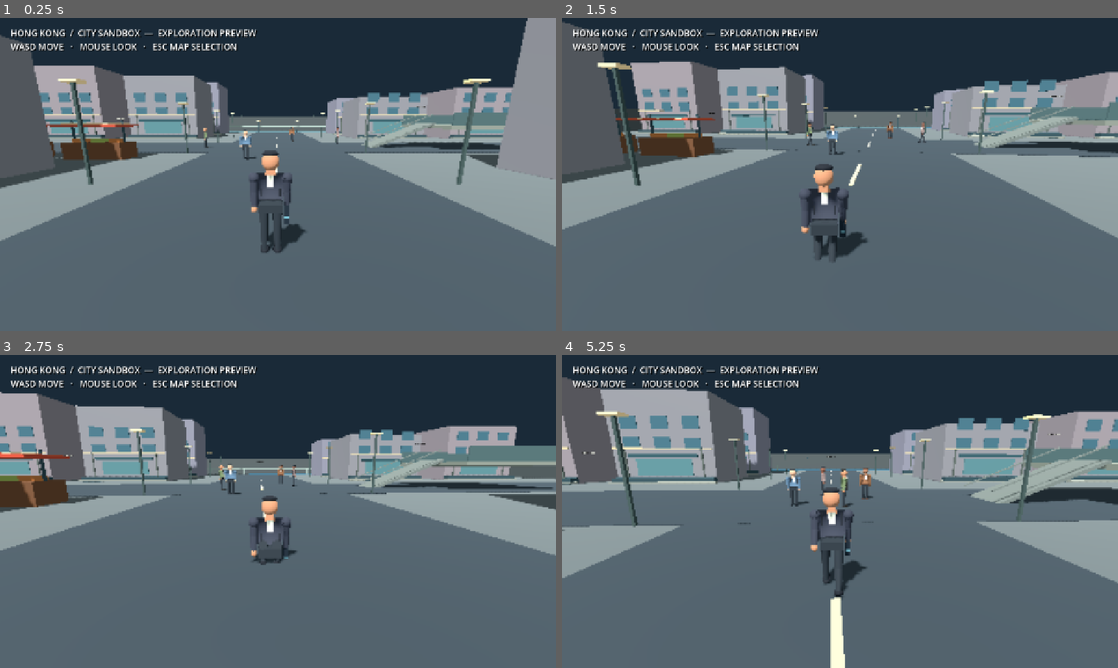
Above: before the commit, frames 1-4 (two rows, left to right).
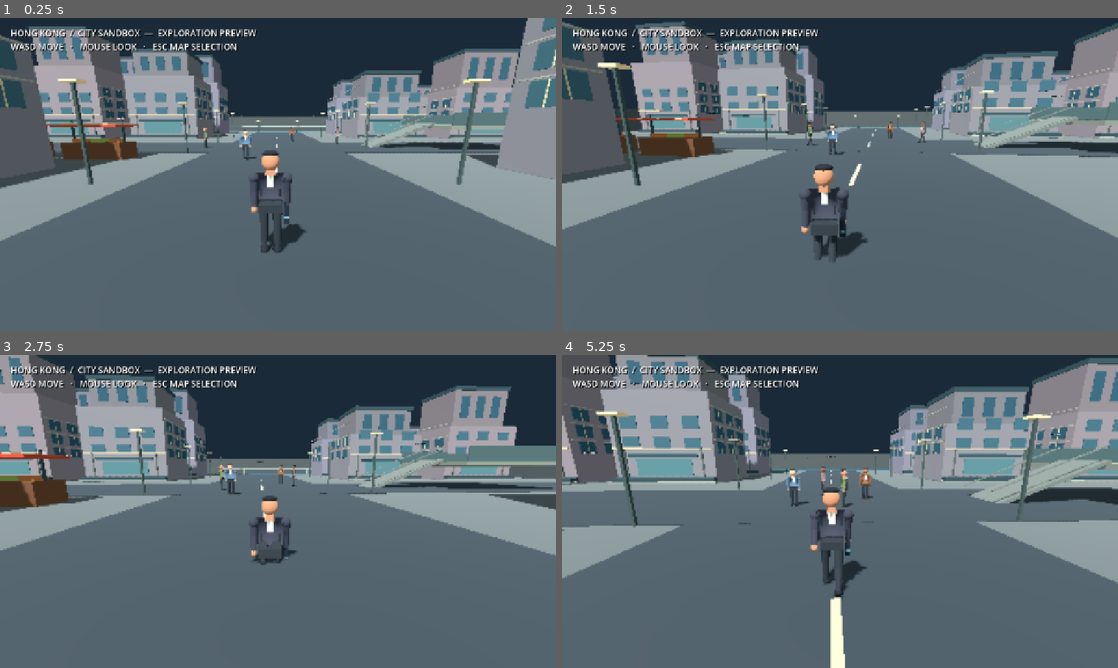
Above: after the commit, the same moments.

Repository: CoolgamerProXD/Stealty-Assasin-redesigned-computing-machine-Beta
Game: Godot game, scene res://scenes/hong_kong_preview.tscn
Same seed, same stepped clock (60 frames per second), same inputs: the game is played once before the commit and once after it. This scene is started directly instead of the project's main scene.
Inputs (mouse positions are in pixels of both pictures, inside the frame that each line leads up to):
- Up to frame 1 (0.25 s): no input
- Up to frame 2 (1.5 s): move the mouse to (867, 174) at 0.52 s; hold C (crouch) 0.53-1.28 s; hold W (move_forward) from 0.53 s (still down); click (867, 174) at 0.67 s; move the mouse to (812, 174) at 1.27 s; right-click (812, 174) at 1.35 s
- Up to frame 3 (2.75 s): keep holding W (move_forward); tap C (crouch) at 1.55 s; move the mouse to (289, 505) at 2.02 s; hold C (crouch) from 2.03 s (still down)
- Up to frame 4 (5.25 s): keep holding W (move_forward); move the mouse to (834, 517) at 2.77 s; release C (crouch) at 2.78 s; tap 1 (equip_primary) at 2.85 s; click (834, 517) at 2.92 s; tap C (crouch) at 3.05, 3.8, 4.55 s; move the mouse to (878, 514) at 3.52 s; hold 2 (equip_secondary) 3.53-4.28 s; tap F9 (load_game) at 4.15 s; move the mouse to (795, 508) at 4.27 s; click (795, 508) at 4.35 s; move the mouse to (845, 511) at 5.02 s; hold Ctrl (instinct) from 5.03 s (still down); click (845, 511) at 5.17 s

The runs differ from the first frame. In frame 1, 8.1% of the frame differs, in the area x 0-100%, y 0-33%; in frame 2, 7.4%; in frame 3, 7.3%; in frame 4, 9.1%.

Commit message:
Shape hotel dining room and improve district atmosphere
Co-authored-by: arena-agent <297053741+arena-agent@users.noreply.github.com>

Diff:
--- a/scripts/audio/procedural_sound.gd
+++ b/scripts/audio/procedural_sound.gd
@@ -24,7 +24,7 @@
 
 # A soft original synthesized footfall with a short filtered-noise transient.
 # No sampled recordings or external sound assets are used.
-static func footstep() -> AudioStreamWAV:
+static func footstep(surface: String = "stone") -> AudioStreamWAV:
  var rate := 11025
  var count := int(0.12 * rate)
  var bytes := PackedByteArray()
@@ -37,7 +37,9 @@
   filtered = lerpf(filtered, noise, 0.16)
   var t := float(i) / float(rate)
   var fade := exp(-t * 35.0) * minf(t * 120.0, 1.0)
-  var sound := (filtered * 0.65 + sin(TAU * 83.0 * t) * 0.35) * fade * 0.14
+  var frequency := 72.0 if surface == "carpet" else (105.0 if surface == "wood" else (64.0 if surface == "grass" else 88.0))
+  var amount := 0.09 if surface in ["carpet", "grass"] else 0.14
+  var sound := (filtered * 0.65 + sin(TAU * frequency * t) * 0.35) * fade * amount
   bytes.encode_s16(i * 2, int(clampf(sound, -1.0, 1.0) * 32767))
  var stream := AudioStreamWAV.new()
  stream.format = AudioStreamWAV.FORMAT_16_BITS
@@ -45,3 +47,43 @@
  stream.stereo = false
  stream.data = bytes
  return stream
+
+# Quiet, original synthesized beds: no recordings or simulated dialogue.
+# A short overlap makes the deterministic filtered-noise loop continuous.
+static var ambient_cache: Dictionary = {}
+
+static func ambience(kind: String) -> AudioStreamWAV:
+ if ambient_cache.has(kind): return ambient_cache[kind]
+ var rate := 11025
+ var count := rate * 6
+ var overlap := rate / 4
+ var loop_length: int = count - overlap
+ var raw := PackedFloat32Array()
+ raw.resize(count)
+ var state: int = 41041
+ var filtered := 0.0
+ var follow := 0.025 if kind == "mountain" else (0.06 if kind == "city" else 0.04)
+ var tone_frequency := 54.0 if kind == "station" else (42.0 if kind == "hotel" else (64.0 if kind == "initiation" else 36.0))
+ for i: int in range(count):
+  state = (state * 1103515245 + 12345) & 0x7fffffff
+  var noise := float(state % 65536) / 32768.0 - 1.0
+  filtered = lerpf(filtered, noise, follow)
+  var t := float(i) / float(rate)
+  var motion := 0.75 + 0.25 * sin(TAU * 0.16 * t)
+  raw[i] = filtered * motion * 0.040 + sin(TAU * tone_frequency * t) * 0.002
+ var bytes := PackedByteArray()
+ bytes.resize(loop_length * 2)
+ for i: int in range(loop_length):
+  var sample := raw[i]
+  if i < overlap: sample = lerpf(raw[loop_length+i], raw[i], float(i) / float(overlap))
+  bytes.encode_s16(i*2, int(clampf(sample,-1.0,1.0)*32767))
+ var stream := AudioStreamWAV.new()
+ stream.format = AudioStreamWAV.FORMAT_16_BITS
+ stream.mix_rate = rate
+ stream.stereo = false
+ stream.data = bytes
+ stream.loop_mode = AudioStreamWAV.LOOP_FORWARD
+ stream.loop_begin = 0
+ stream.loop_end = loop_length
+ ambient_cache[kind] = stream
+ return stream
--- a/scripts/player/player.gd
+++ b/scripts/player/player.gd
@@ -23,6 +23,7 @@
 var camera_kick: float = 0.0
 var last_footstep_index: int = 0
 var footsteps: AudioStreamPlayer3D
+var step_streams: Dictionary = {}
 
 func _ready() -> void:
  var collision := CollisionShape3D.new()
@@ -51,7 +52,11 @@
  camera.current = true
  camera.fov = 68.0
  footsteps = AudioStreamPlayer3D.new()
- footsteps.stream = ProceduralSound.footstep()
+ step_streams["stone"] = ProceduralSound.footstep("stone")
+ step_streams["wood"] = ProceduralSound.footstep("wood")
+ step_streams["carpet"] = ProceduralSound.footstep("carpet")
+ step_streams["grass"] = ProceduralSound.footstep("grass")
+ footsteps.stream = step_streams["stone"]
  footsteps.max_distance = 6.0
  add_child(footsteps)
  pivot.rotation.x = -0.22
@@ -130,6 +135,9 @@
  # Trigger steps from the same phase driving the legs, not a separate timer.
  var step_index := floori(body_mesh.phase / PI)
  if is_on_floor() and moving_speed > 0.5 and step_index != last_footstep_index:
+  var surface := "stone"
+  if get_parent().has_method("footstep_surface"): surface = str(get_parent().call("footstep_surface", global_position))
+  footsteps.stream = step_streams.get(surface, step_streams["stone"])
   footsteps.pitch_scale = 0.85 if crouching else (1.15 if moving_speed > 3.3 else 1.0)
   footsteps.play()
  last_footstep_index = step_index
--- a/scripts/world/hotel.gd
+++ b/scripts/world/hotel.gd
@@ -172,10 +172,11 @@
  region.navigation_mesh = HotelLayout.navigation_mesh()
  add_child(region)
 
-func _hotel_window(pos: Vector3, size: Vector3) -> void:
+func _hotel_window(pos: Vector3, size: Vector3, new_partition: bool = false) -> void:
  var body := StaticBody3D.new()
  body.name = "GlazedWindow"
  body.add_to_group("hotel_windows")
+ if new_partition: body.add_to_group("new_furniture_collision")
  body.position = pos
  add_child(body)
  var shape := BoxShape3D.new()
@@ -254,6 +255,19 @@
  _box(Vector3(-38,4.45,-11.7),Vector3(4,0.15,0.6),Color(0.83,0.80,0.70),false)
  _box(Vector3(-40,4.05,-7),Vector3(1.3,0.9,0.8),dark,false)
  _box(Vector3(-39,3.63,-8.7),Vector3(4,0.04,2),Color(0.33,0.20,0.18),false)
+ # A glazed dining screen divides the large ground floor into recognisable
+ # public corridor and restaurant spaces. Two wide doors preserve circulation.
+ for span: Vector2 in [Vector2(-42,-37.25),Vector2(-34.75,-21.25),Vector2(-18.75,-12)]:
+  var mid := (span.x + span.y) * 0.5
+  var width := span.y - span.x
+  _box(Vector3(mid,0.55,-7),Vector3(width,1.10,0.18),dark,true)
+  get_child(get_child_count()-1).add_to_group("new_furniture_collision")
+  _hotel_window(Vector3(mid,1.93,-7),Vector3(width,1.66,0.10),true)
+  _box(Vector3(mid,2.80,-7),Vector3(width,0.16,0.22),brass,false)
+ for x: float in [-36.0,-20.0]:
+  for side: float in [-1.25,1.25]:
+   _box(Vector3(x+side,1.47,-7),Vector3(0.12,2.94,0.22),dark,false)
+  _box(Vector3(x,2.88,-7),Vector3(2.6,0.18,0.22),dark,false)
  # Upper guest gallery and lower dining / service lounge.
  for x: float in [-38.0,-30.0,-22.0,-15.0]:
   for y: float in [2.95,6.85]:
@@ -499,6 +513,15 @@
   var marker_visual := target_marker.get_child(0) as Node3D
   marker_visual.position.y = 2.05
   marker_visual.scale = Vector3.ONE * 0.35
+
+func footstep_surface(point: Vector3) -> String:
+ if mission_id() == "initiation": return "stone"
+ if point.y > 3.3:
+  return "carpet" if point.x > -12.0 and absf(point.z) < 1.3 else "wood"
+ if point.x < -12.0:
+  if point.z > -3.7 and point.z < -0.3: return "carpet"
+  return "wood" if point.z < -6.0 else "stone"
+ return "carpet" if point.x < 0.0 and absf(point.z) < 2.5 else "stone"
 
 func _build_ui() -> void:
  var canvas := CanvasLayer.new()
@@ -614,7 +637,7 @@
  add_child(objective_audio)
  mission.changed.connect(objective_audio.play)
  ambience_audio = AudioStreamPlayer.new()
- ambience_audio.stream = ProceduralSound.tone(55.0 if mission_id() == "initiation" else 45.0, 1.0, 0.012, true)
+ ambience_audio.stream = ProceduralSound.ambience("initiation" if mission_id() == "initiation" else "hotel")
  add_child(ambience_audio)
  ambience_audio.play()
  prompt = Label.new()
--- a/scripts/world/landscape_preview.gd
+++ b/scripts/world/landscape_preview.gd
@@ -7,6 +7,7 @@
 
 func _ready() -> void:
  _environment()
+ _start_ambience("city" if preview_kind == "city" else "mountain")
  if preview_kind == "city": _city()
  else: _mountain()
  _flush_accents()
@@ -25,6 +26,10 @@
  hud.add_theme_constant_override("shadow_offset_x", 2)
  hud.add_theme_constant_override("shadow_offset_y", 2)
  canvas.add_child(hud)
+
+func footstep_surface(point: Vector3) -> String:
+ if preview_kind == "mountain" and absf(point.x) > 5.5: return "grass"
+ return "stone"
 
 func _accent(pos: Vector3, size: Vector3, color: Color) -> void:
  accents.append(Transform3D(Basis.IDENTITY.scaled(size),pos))
@@ -210,6 +215,22 @@
     for dx: float in [-3.0,0.0,3.0]:
      _box(Vector3(x+dx,2.0+level*2.0,z+4.54),Vector3(1.6,1.2,0.06),Color(0.22,0.34,0.38))
    _box(Vector3(x,0.3,z+4.9),Vector3(10,0.6,0.8),dark)
+   # Street-facing bays give the blocks readable fronts from the main road.
+   var face_x := x + (5.04 if x < 0.0 else -5.04)
+   var glass := Color(0.22,0.34,0.37) if z > 0.0 else Color(0.17,0.29,0.34)
+   for floor_index: int in range(1,4):
+    var y := 2.0 + float(floor_index)*1.65
+    if y + 0.6 < h:
+     for dz: float in [-2.8,0.0,2.8]:
+      _accent(Vector3(face_x,y,z+dz),Vector3(0.08,1.18,1.65),glass)
+      _accent(Vector3(face_x + (0.06 if x < 0.0 else -0.06),y,z+dz),Vector3(0.04,1.22,0.05),pale)
+    _accent(Vector3(face_x,y+0.72,z),Vector3(0.11,0.07,8.5),Color(0.58,0.57,0.50))
+   # Setback roof volumes vary the silhouette without creating fake interiors.
+   var extra_height := 2.5 + float(int(absf(x+z)) % 4) * 0.8
+   _accent(Vector3(x,h+extra_height*0.5,z),Vector3(7.8,extra_height,6.8),building.darkened(0.1))
+   _accent(Vector3(x,h+extra_height+0.25,z),Vector3(8.1,0.5,7.1),dark)
+   for dx: float in [-2.3,0.0,2.3]:
+    _accent(Vector3(x+dx,h+extra_height*0.55,z+3.43),Vector3(1.2,extra_height*0.6,0.04),glass)
  _city_walkway()
  # Market stalls, pedestrian streets and waterfront promenade.
  for x: float in [-30.0,-24.0,-18.0,-12.0]:
@@ -219,6 +240,15 @@
  _sign("MARKET STREET",Vector3(-21,3.0,5),38)
  _sign("COMMERCIAL DISTRICT",Vector3(18,3.0,-6),38)
  _sign("BACKSTREETS",Vector3(-21,3.0,-8),38)
+ for entry: Array in [["JADE TEA",Vector3(-11.90,3.2,16.0),PI/2], ["NORTH MARKET",Vector3(-11.90,3.2,30.0),PI/2], ["HARBOUR OFFICE",Vector3(11.90,3.2,-16.0),-PI/2], ["CENTRAL ARCADE",Vector3(11.90,3.2,16.0),-PI/2]]:
+  var placard := Label3D.new()
+  placard.text = entry[0]
+  placard.position = entry[1]
+  placard.rotation.y = entry[2]
+  placard.font_size = 38
+  placard.pixel_size = 0.004
+  placard.modulate = Color(0.90,0.78,0.58)
+  add_child(placard)
  _box(Vector3(0,0.03,-40),Vector3(84,0.06,5),Color(0.27,0.38,0.40))
  _box(Vector3(0,0.03,-43),Vector3(84,0.06,3),Color(0.14,0.30,0.38))
  _sign("HARBOUR PROMENADE",Vector3(0,3,-37),38)
@@ -269,10 +299,17 @@
  # Stylised seated figure: original abstract forms, never a destructive element.
  _sphere(Vector3(0,2.15,-29),Vector3(6.2,1.25,3.6),Color(0.38,0.31,0.23))
  _sphere(Vector3(0,3.35,-29),Vector3(3.6,2.8,2.0),Color(0.43,0.35,0.25))
- for x: float in [-2.0,2.0]:
-  _sphere(Vector3(x,2.85,-29),Vector3(1.0,2.0,0.9),Color(0.43,0.35,0.25))
-  _sphere(Vector3(x*0.55,2.25,-30),Vector3(1.2,0.55,0.7),Color(0.47,0.38,0.27))
- _sphere(Vector3(0,2.15,-30.1),Vector3(1.9,0.45,0.8),Color(0.47,0.38,0.27))
+ # A restrained seated silhouette with a raised right hand and a hand in the
+ # lap.  The landmark is purely scenic and has no target or damage behavior.
+ _sphere(Vector3(2.0,2.85,-29),Vector3(1.0,2.0,0.9),Color(0.43,0.35,0.25))
+ var raised_arm := _sphere(Vector3(-1.95,3.15,-28.75),Vector3(0.85,1.85,0.80),Color(0.43,0.35,0.25))
+ raised_arm.rotation.z = -0.22
+ _sphere(Vector3(-2.10,4.03,-28.50),Vector3(0.60,0.80,0.24),Color(0.47,0.38,0.27))
+ _sphere(Vector3(1.10,2.35,-27.78),Vector3(1.2,0.45,0.55),Color(0.47,0.38,0.27))
+ _sphere(Vector3(0,2.15,-27.85),Vector3(1.9,0.45,0.8),Color(0.47,0.38,0.27))
+ # Broad, low-contrast robe folds follow the chest rather than using signage.
+ for y: float in [2.9,3.25,3.6]:
+  _sphere(Vector3(0.25,y,-27.98),Vector3(2.5,0.10,0.12),Color(0.39,0.32,0.24))
  var head := MeshInstance3D.new()
  var sphere := SphereMesh.new()
  sphere.radius = 0.75
@@ -285,6 +322,12 @@
  head.position = Vector3(0,5.0,-29)
  add_child(head)
  _sphere(Vector3(0,5.75,-29),Vector3(0.55,0.5,0.55),Color(0.37,0.30,0.22))
+ for x: float in [-0.72,0.72]:
+  _sphere(Vector3(x,4.93,-28.94),Vector3(0.23,0.47,0.20),Color(0.46,0.37,0.26))
+ for x: float in [-0.25,0.25]:
+  _sphere(Vector3(x,5.05,-28.29),Vector3(0.26,0.045,0.035),Color(0.28,0.24,0.20))
+ _sphere(Vector3(0,4.91,-28.22),Vector3(0.15,0.20,0.12),Color(0.45,0.36,0.25))
+ _sphere(Vector3(0,4.75,-28.33),Vector3(0.28,0.035,0.025),Color(0.31,0.25,0.20))
  for x: float in [-30.0,-20.0,-12.0,12.0,20.0,30.0]:
   for z: float in [-33.0,-17.0,0.0,26.0,36.0]:
    _box(Vector3(x,1.1,z),Vector3(0.45,2.2,0.45),Color(0.28,0.22,0.14))
@@ -311,7 +354,7 @@
   _box(Vector3(x,6.6,29.08),Vector3(1.6,1.1,0.05),Color(0.30,0.46,0.48))
   _box(Vector3(x,7.8,30),Vector3(0.12,0.7,0.12),dark)
 
-func _sphere(pos: Vector3, dimensions: Vector3, color: Color) -> void:
+func _sphere(pos: Vector3, dimensions: Vector3, color: Color) -> MeshInstance3D:
  var visual := MeshInstance3D.new()
  var mesh := SphereMesh.new()
  mesh.radius = 0.5
@@ -326,6 +369,7 @@
  material.roughness = 0.92
  visual.material_override = material
  add_child(visual)
+ return visual
 
 func _peak(pos: Vector3, radius: float, height: float, color: Color) -> void:
  var visual := MeshInstance3D.new()
--- a/scripts/world/tung_chung_preview.gd
+++ b/scripts/world/tung_chung_preview.gd
@@ -10,6 +10,7 @@
 
 func _ready() -> void:
  _environment()
+ _start_ambience("station")
  _station()
  player = HotelPlayer.new()
  player.position = Vector3(-17, 0.05, 8)
@@ -27,6 +28,16 @@
  hud.add_theme_constant_override("shadow_offset_x", 2)
  hud.add_theme_constant_override("shadow_offset_y", 2)
  canvas.add_child(hud)
+
+func _start_ambience(kind: String) -> void:
+ var ambience := AudioStreamPlayer.new()
+ ambience.name = "LocationAmbience"
+ ambience.stream = ProceduralSound.ambience(kind)
+ add_child(ambience)
+ ambience.play()
+
+func footstep_surface(_point: Vector3) -> String:
+ return "stone"
 
 func _environment() -> void:
  var env := WorldEnvironment.new()
--- a/tests/cinema_capture_test.gd
+++ b/tests/cinema_capture_test.gd
@@ -68,7 +68,7 @@
  await capture("cinema_hotel_corridor")
  for quality: String in ["LOW", "MEDIUM", "HIGH"]:
   await sample_preset(service, quality)
- camera.global_position = Vector3(-16, 2.0, -3)
+ camera.global_position = Vector3(-16, 2.0, -8.0)
  camera.look_at(Vector3(-31,1.1,-10),Vector3.UP)
  await capture("cinema_hotel_wing")
  camera.global_position = Vector3(-28,1.7,6.8)
@@ -176,6 +176,9 @@
   root.add_child(scenery)
   for i: int in range(5): await physics_frame
   var scenery_cam := shot_camera(scenery, Vector3(0,4.0,24) if preview_name == "hong_kong" else Vector3(0,5.0,-11), Vector3(0,2.5,-20) if preview_name == "hong_kong" else Vector3(0,3.0,-29))
+  if preview_name == "hong_kong":
+   var camera_query := PhysicsRayQueryParameters3D.create(scenery_cam.global_position, Vector3(0,2.5,-20))
+   print("CITY_VIEW_DIAG: ", scenery.get_world_3d().direct_space_state.intersect_ray(camera_query))
   await capture("cinema_city" if preview_name == "hong_kong" else "cinema_ngong_ping")
   check(scenery_cam.current and scenery.get("player") != null, preview_name + " preview renders with player")
   scenery.queue_free()
--- a/tests/run_tests.gd
+++ b/tests/run_tests.gd
@@ -121,6 +121,7 @@
  settings_service.apply_settings()
  var npcs: Array[HotelNpc] = world.get("npcs")
  check(player != null and npcs.size() == 7, "hotel preserves existing NPCs and adds three wing visitors")
+ check(str(world.call("footstep_surface", Vector3(-25,0,-2))) == "carpet" and str(world.call("footstep_surface", Vector3(-25,0,-10))) == "wood", "hotel chooses footstep surfaces from local flooring")
  var furniture := world.get_node_or_null("EnvironmentDressing/HotelFurniture")
  check(furniture != null and furniture.get_child_count() >= 20, "Meridian instantiates authored seating, lamps and plants")
  await physics_frame
@@ -131,11 +132,37 @@
  var window_hit := player.get_world_3d().direct_space_state.intersect_ray(window_query)
  check(not window_hit.is_empty() and (window_hit.collider as Node).is_in_group("hotel_windows"), "visible window bays retain a physical exterior barrier")
  check(world.get("floor_finish") is ShaderMaterial, "Meridian stone and timber floors use the shared world-space finish")
+ var screen_query := PhysicsRayQueryParameters3D.create(Vector3(-26,1.3,-6.4),Vector3(-26,1.3,-7.5))
+ var screen_hit := player.get_world_3d().direct_space_state.intersect_ray(screen_query)
+ check(not screen_hit.is_empty() and (screen_hit.collider as Node).is_in_group("new_furniture_collision"), "restaurant divider is physically solid away from its doorways")
+ var approach := player.global_position
+ player.global_position = Vector3(-36,0.05,-5.5)
+ player.rotation.y = 0
+ player.velocity = Vector3.ZERO
+ await physics_frame
+ Input.action_press("move_forward")
+ await create_timer(1.4).timeout
+ Input.action_release("move_forward")
+ check(player.global_position.z < -7.5, "restaurant remains reachable through an open doorway")
+ player.global_position = approach
+ player.velocity = Vector3.ZERO
  var before_migration := player.global_position
  player.global_position = Vector3(-38,0.05,-8.45)
  check(world.call("_new_furniture_overlaps", player.global_position), "legacy position overlapping new chair is detected")
  var migrated: bool = world.call("_resolve_furniture_checkpoint")
  check(migrated and not bool(world.call("_new_furniture_overlaps", player.global_position)), "legacy checkpoint relocates out of new solid furniture")
+ var old_save_path: String = world.get("save_path")
+ var furniture_save := "user://furniture_migration_%d.json" % Time.get_ticks_usec()
+ player.global_position = Vector3(-38,0.05,-8.45)
+ var legacy_data := SessionSnapshot.capture(player, world.get("mission"))
+ check(SaveStore.write(furniture_save, legacy_data), "write legacy furniture-position checkpoint")
+ world.set("save_path", furniture_save)
+ player.global_position = before_migration
+ world.call("load_game")
+ check(not bool(world.call("_new_furniture_overlaps", player.global_position)) and player.global_position.distance_to(Vector3(-38,0.05,-8.45)) > 0.1, "loading an old checkpoint moves player clear without discarding state")
+ world.set("save_path", old_save_path)
+ for suffix: String in ["", ".bak", ".tmp"]:
+  if FileAccess.file_exists(furniture_save + suffix): DirAccess.remove_absolute(ProjectSettings.globalize_path(furniture_save + suffix))
  player.global_position = before_migration
  player.velocity = Vector3.ZERO
  var spawned: Array[Interactable] = world.get("interactables")
@@ -622,6 +649,7 @@
  check(init_player.body_mesh is StylizedPerson and init_npcs[0].person is StylizedPerson, "player and guard spawn articulated visual characters")
  check(init_player.body_mesh.left_elbow != null and init_player.body_mesh.right_elbow != null and init_player.body_mesh.weapon.get_parent() == init_player.body_mesh.right_elbow, "articulated elbows carry the visible sidearm")
  check(init_player.body_mesh.left_knee.get_child(0) is MeshInstance3D and (init_player.body_mesh.left_knee.get_child(0) as MeshInstance3D).mesh is CylinderMesh, "character legs use tapered articulated geometry")
+ check(ProceduralSound.ambience("hotel").loop_mode == AudioStreamWAV.LOOP_FORWARD and ProceduralSound.ambience("hotel") == ProceduralSound.ambience("hotel"), "original ambient bed loops and is cached")
  var start_guard := init_npcs[0].global_position
  init_player.global_position = Vector3(-12, 0.05, 0)
  Input.action_press("crouch")
@@ -843,6 +871,7 @@
   current_scene.queue_free()
   current_scene = null
  # Exercise the actual map-selection buttons and Escape scene transitions.
+ var progress_before_previews := JSON.stringify(service.progress.snapshot())
  for preview_name: String in ["TUNG CHUNG", "HONG KONG", "NGONG PING"]:
   change_scene_to_file("res://scenes/main_menu.tscn")
   await process_frame
@@ -900,6 +929,7 @@
     if returned:
      returned = current_scene.get("panel").get_child(0).text == "MISSION SELECTION"
     check(returned, preview_name + " Escape returns to mission selection")
+ check(JSON.stringify(service.progress.snapshot()) == progress_before_previews, "exploration previews leave campaign progression unchanged")
  if current_scene != null:
   current_scene.queue_free()
   current_scene = null
